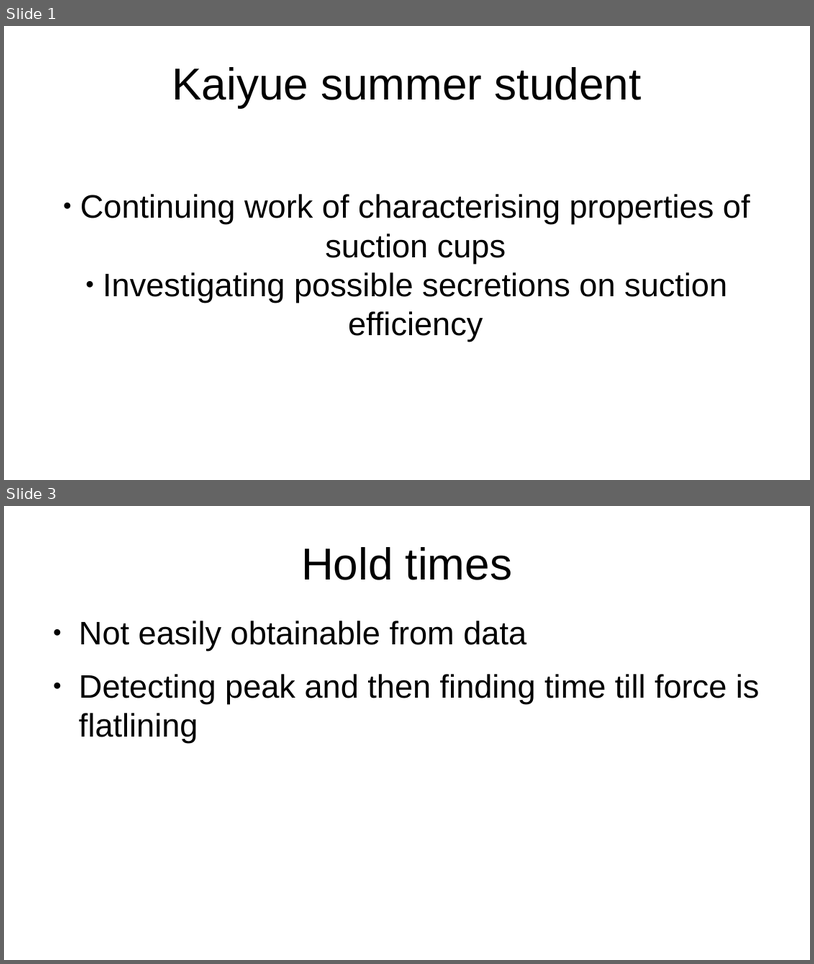
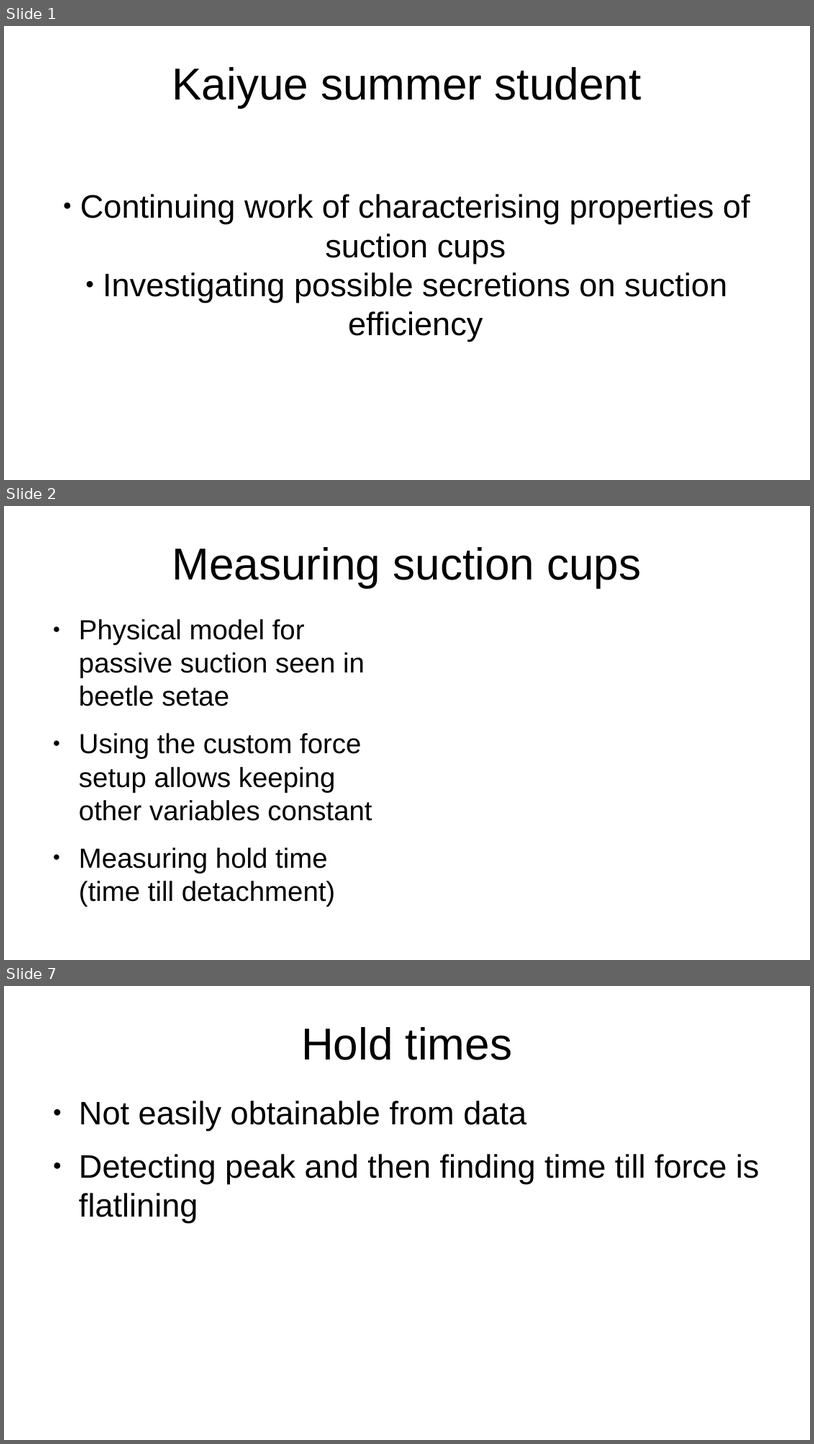
Before and after one commit to bananaturtlesandwich/beetle, a slide deck: presentation.odp. Shown one above the other, each under a label of ours: slides 1 and 3 before the commit, slides 1, 2 and 7 after it; the slides between them are not shown. The pictures are 814x964 and 814x1444 pixels, drawn with LibreOffice and Linux fonts; fonts in the diff are those of the drawing. Boxes give left, top, right and bottom in pixels: in the first picture for what was removed or moved away, otherwise in the second. Text is boxed around its words. In the diff, an @@ line names an element or a change of style, - is before the commit and + after.

```diff
--- a/presentation.odp
+++ b/presentation.odp
@@ slide 2 added at [4,506,810,960], background #FFFFFF @@
@@ title added at [172,547,641,587], 44 pt, text #000000 @@
+Measuring suction cups
@@ text added at [79,619,372,906], 27.2 pt, text #000000 @@
+● Physical model for passive suction seen in beetle setae
+● Using the custom force setup allows keeping other variables constant
+● Measuring hold time (time till detachment)
@@ what was slide 3 is now slide 7 @@
```
Also in this commit, not shown: 4 other slides added, 1 slide removed, 6 other files.
